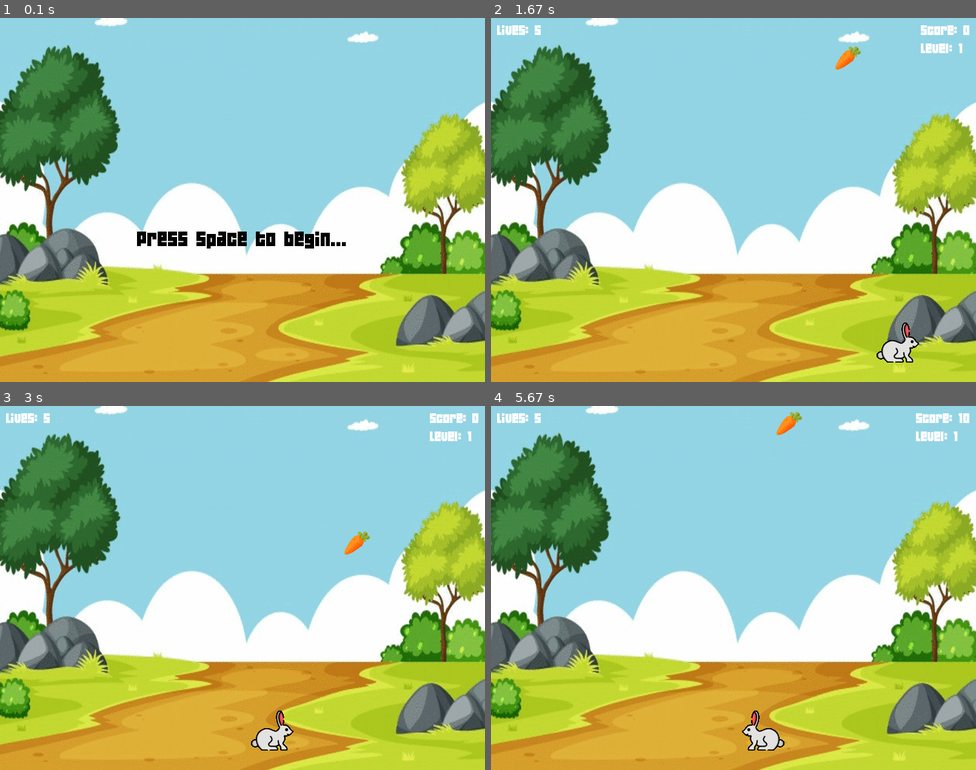
Above: before the commit, frames 1-4 (two rows, left to right).
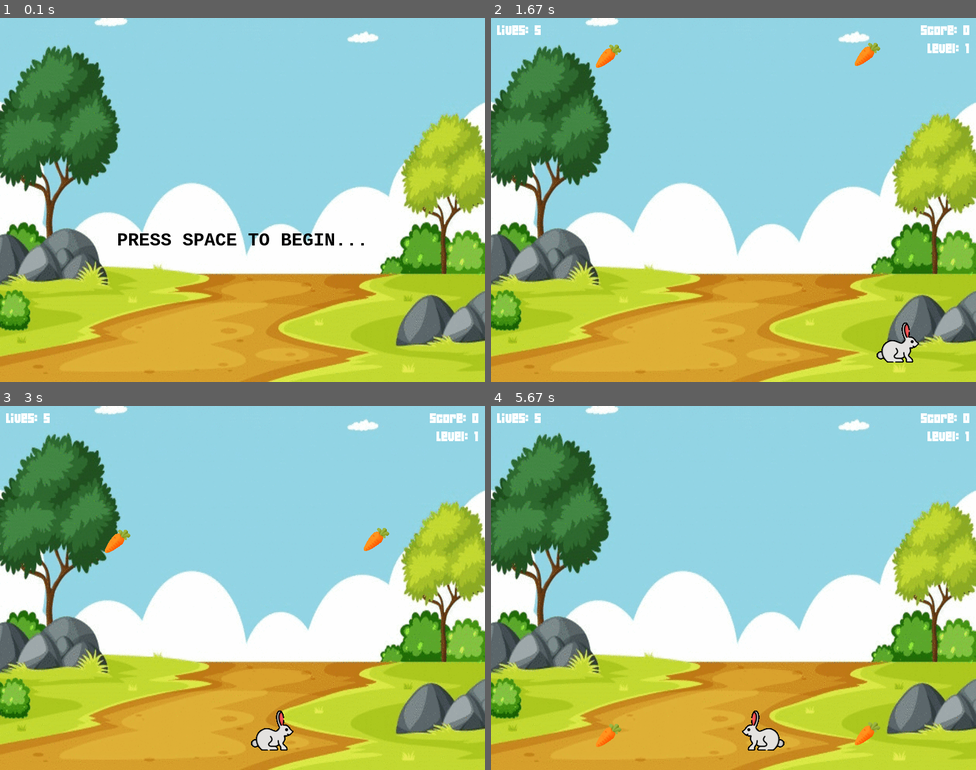
Above: after the commit, the same moments.

Repository: nnahya/Rabbit-Game-using-pygame
Game: pygame game, started from main.py
Two runs of this game, one before a commit and one after it. Both use one fixed random seed, a clock stepped at 60 frames per second and the inputs below.
Inputs:
- Up to frame 1 (0.1 s): no input
- Up to frame 2 (1.67 s): tap Space at 0.33, 0.73, 1.03, 1.23, 1.53 s; hold Right 0.67-1.13 s; hold Right 1.17-1.63 s
- Up to frame 3 (3 s): hold Left 1.67-2.2 s; tap Space at 1.73, 2.03, 2.3, 2.6, 2.73 s; hold Left 2.23-2.63 s; hold Right from 2.67 s (still down)
- Up to frame 4 (5.67 s): tap Space at 3.03, 3.4, 3.7, 3.9, 4.2, 4.4, 4.7, 4.9, 5.2, 5.47 s; release Right at 3.3 s; hold Left 3.33-3.8 s; hold Right 3.83-4.3 s; hold Right 4.33-4.8 s; hold Left 4.83-5.37 s; hold Left from 5.4 s (still down)

The runs differ from the first frame. In frame 1, 1.2% of the frame differs, in the area x 24-76%, y 58-64%; in frame 2, 0.6%; in frame 3, 0.6%; in frame 4, 0.8%.

Commit message:
Update main.py
add restart

Diff:
--- a/main.py
+++ b/main.py
@@ -3,46 +3,40 @@
 from pygame import mixer
 pygame.init()
 
+#setting layar
 WIDTH, HEIGHT = 800, 600
 WIN = pygame.display.set_mode(((WIDTH, HEIGHT)))
 pygame.display.set_caption("Rabbit Game")
 
-#load character
-player = pygame.image.load('assets/kelinci_left.gif')
-player2 = pygame.image.load('assets/kelinci_right.gif')
-food = pygame.image.load('assets/carrot2.gif')
-
-eatSound = pygame.mixer.Sound("rabbit_eat2.mp3")
-
 #load Backgroud
 BG = pygame.image.load('assets/bg_kebun.gif')
 
-class Karakter:
+#load sound
+eatSound = pygame.mixer.Sound("rabbit_eat2.mp3")
+
+class Player:
     def __init__(self, x, y, kode='left'):
         self.x = x
         self.y = y
         self.player_img = None
         self.kode = kode
 
+        if self.kode == 'left':
+            self.player_img = pygame.image.load('assets/kelinci_left.gif')
+        if self.kode == 'right':
+            self.player_img = pygame.image.load('assets/kelinci_right.gif')
+
+        self.mask = pygame.mask.from_surface(self.player_img)
+
+
     def draw(self, window):
         window.blit(self.player_img, (self.x, self.y))
-
 
     def get_width(self):
         return self.player_img.get_width()
 
     def get_height(self):
         return self.player_img.get_height()
-
-class Player(Karakter):
-    def __init__(self, x, y, kode):
-        super().__init__(x, y, kode)
-        if self.kode == 'left':
-            self.player_img = pygame.image.load('assets/kelinci_left.gif')
-        if self.kode == 'right':
-            self.player_img = pygame.image.load('assets/kelinci_right.gif')
-
-        self.mask = pygame.mask.from_surface(self.player_img)
 
 class Food:
     def __init__(self, x, y):
@@ -74,8 +68,6 @@
     def off_screen(self, height):
         return self.y <= height and self.y >= 0
 
-    def collision (self, obj):
-        return collide (self,obj)
 
 def collide (obj1, obj2):
     offset_x = obj2.x - obj1.x
@@ -91,15 +83,18 @@
 
     main_font = pygame.font.Font('04B_19__.ttf',20)
     lost_font = pygame.font.Font('04B_19__.ttf',30)
+    again_font = pygame.font.SysFont('Courier',30, True)
 
     player_vel = 5
     player = Player(300, 500, 'left')
 
     foods = []
-    wave_length = 0
-    foods_vel = 1
+    foods_vel = 2
     lost = False
     lost_count = 0
+    jml_wortel = 0
+
+
     clock = pygame.time.Clock()
 
     def redraw_window() :
@@ -109,9 +104,11 @@
         level_label = main_font.render(f"Level: {level}", 1, (255, 255, 255))
         score_label = main_font.render(f"Score: {score}", 1, (255, 255, 255))
 
+
         WIN.blit(lives_label, (10,10))
-        WIN.blit(level_label, (WIDTH - score_label.get_width() - 10,40))
+        WIN.blit(level_label, (WIDTH - level_label.get_width() - 10,40))
         WIN.blit(score_label, (WIDTH - score_label.get_width() - 10,10))
+
 
         for food in foods :
             food.draw(WIN)
@@ -119,9 +116,13 @@
         player.draw(WIN)
 
         if lost:
-            lost_label = lost_font.render('GAME OVER...', 1, (0,0,0))
+            lost_label = lost_font.render('GAME OVER...', 1, (255,255,255))
             WIN.blit(lost_label, (WIDTH/2 - lost_label.get_width()/2,200))
-
+            again_label = again_font.render('Enter to Play again', 1, (0,0,0))
+            WIN.blit(again_label, (WIDTH/2 -  again_label.get_width()/2,250))
+            keys = pygame.key.get_pressed()
+            if keys[pygame.K_RETURN] :
+                main_menu()
 
         pygame.display.update()
 
@@ -134,33 +135,18 @@
             lost = True
             lost_count += 1
 
-
         if len(foods) == 0:
             level += 1
             lives += 1
-            wave_length += 3
-            foods_vel += 1
+            jml_wortel += 5
+            #foods_vel += 1
             player_vel +=1
-            for i in range (wave_length):
-                food = Food(random.randrange(50, WIDTH-100), random.randrange(-1000, -100))
+            for i in range (jml_wortel):
+                food = Food(random.randrange(10, WIDTH-50), random.randrange(-1500, -100))
                 foods.append(food)
-
 
             if lost == True:
                 level -= 1
-
-        for event in pygame.event.get() :
-            if event.type == pygame.QUIT :
-                run = False
-                exit()
-
-        keys = pygame.key.get_pressed()
-        if keys[pygame.K_LEFT] and player.x > 0:
-            player= Player(player.x, player.y, 'left')
-            player.x -= player_vel
-        if keys[pygame.K_RIGHT] and player.x + 70 < WIDTH:
-            player = Player(player.x, player.y, 'right')
-            player.x += player_vel
 
         for food in foods:
             food.move_food(foods_vel, player)
@@ -176,13 +162,25 @@
                 lives = 0
                 foods.remove(food)
 
+        for event in pygame.event.get() :
+            if event.type == pygame.QUIT :
+                run = False
+                exit()
+
+        keys = pygame.key.get_pressed()
+        if keys[pygame.K_LEFT] and player.x > 0:
+            player= Player(player.x, player.y, 'left')
+            player.x -= player_vel
+        if keys[pygame.K_RIGHT] and player.x + 70 < WIDTH:
+            player = Player(player.x, player.y, 'right')
+            player.x += player_vel
 
 def main_menu():
-    title_font = pygame.font.Font('04B_19__.ttf',30)
+    title_font = pygame.font.SysFont('Courier',30, True)
     run = True
     while run:
         WIN.blit(BG, (0,0))
-        title_label = title_font.render("Press Space to begin...", 1, (0,0,0))
+        title_label = title_font.render("PRESS SPACE TO BEGIN...", 1, (0,0,0))
         WIN.blit(title_label, (WIDTH/2 - title_label.get_width()/2, 350))
         pygame.display.update()
         keys = pygame.key.get_pressed()
@@ -194,6 +192,7 @@
         if keys[pygame.K_SPACE]:
             main()
 
+
     pygame.quit()
 
 main_menu()
